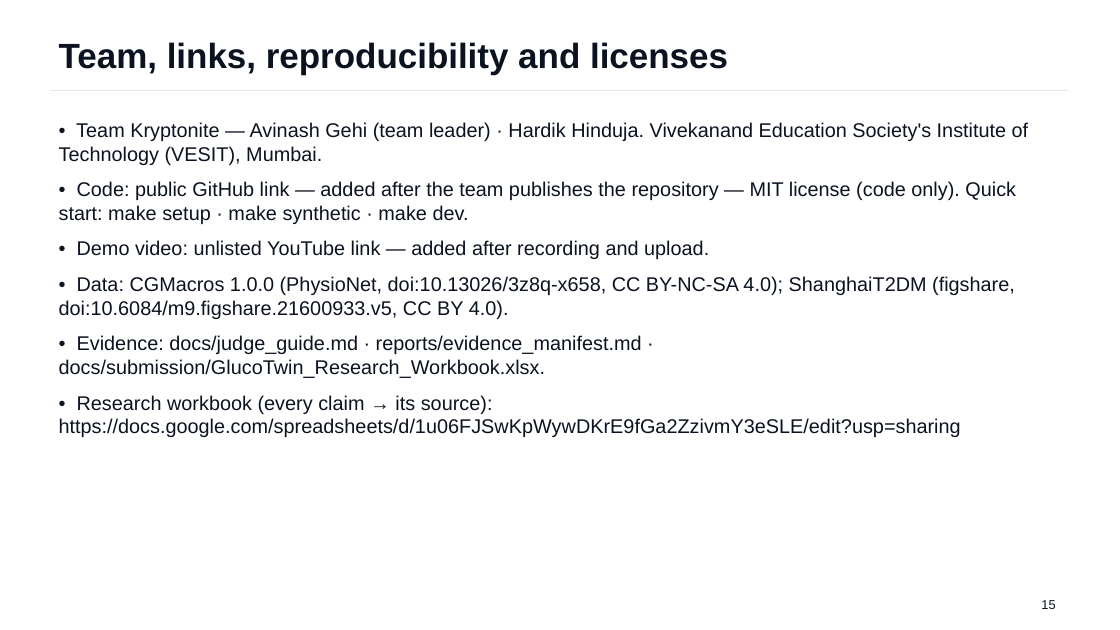
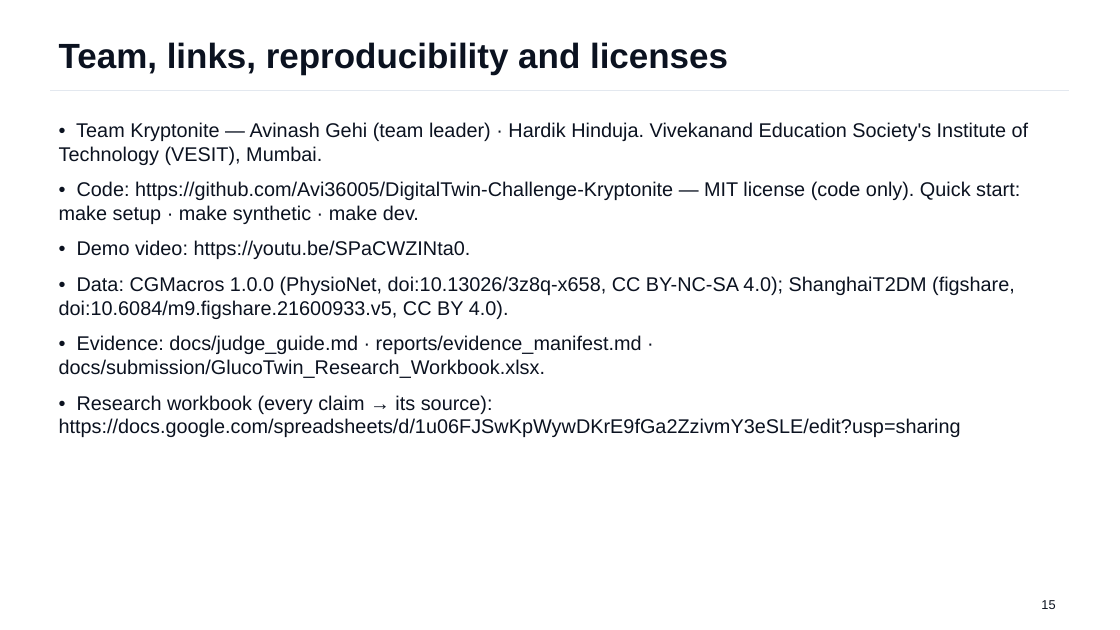
Before and after one commit to Avi36005/DigitalTwin-Challenge-Kryptonite, a slide deck: slide 15 of docs/submission/GlucoTwin_Presentation.pptx. Drawn at 1120x630 pixels with LibreOffice and Linux fonts; fonts in the diff are those of the drawing. Boxes give left, top, right and bottom in pixels: in the first picture for what was removed or moved away, otherwise in the second. Text is boxed around its words. In the diff, an @@ line names an element or a change of style, - is before the commit and + after.

Commit message:
links: unlisted demo video (19:21 on YouTube) and public repository URL in README §8 and checklist, slide 15, team folder, judge guide and submission config; deck, workbook and access audit regenerated

```diff
--- a/docs/submission/GlucoTwin_Presentation.pptx
+++ b/docs/submission/GlucoTwin_Presentation.pptx
@@ text at [59,181,1020,259]: text changed @@
-• Code: public GitHub link — added after the team publishes the repository — MIT license (code only). Quick start: make setup · make synthetic · make dev.
-• Demo video: unlisted YouTube link — added after recording and upload.
+• Code: https://github.com/Avi36005/DigitalTwin-Challenge-Kryptonite — MIT license (code only). Quick start: make setup · make synthetic · make dev.
+• Demo video: https://youtu.be/SPaCWZINta0.
```
Also in this commit, not shown: 12 other files.
